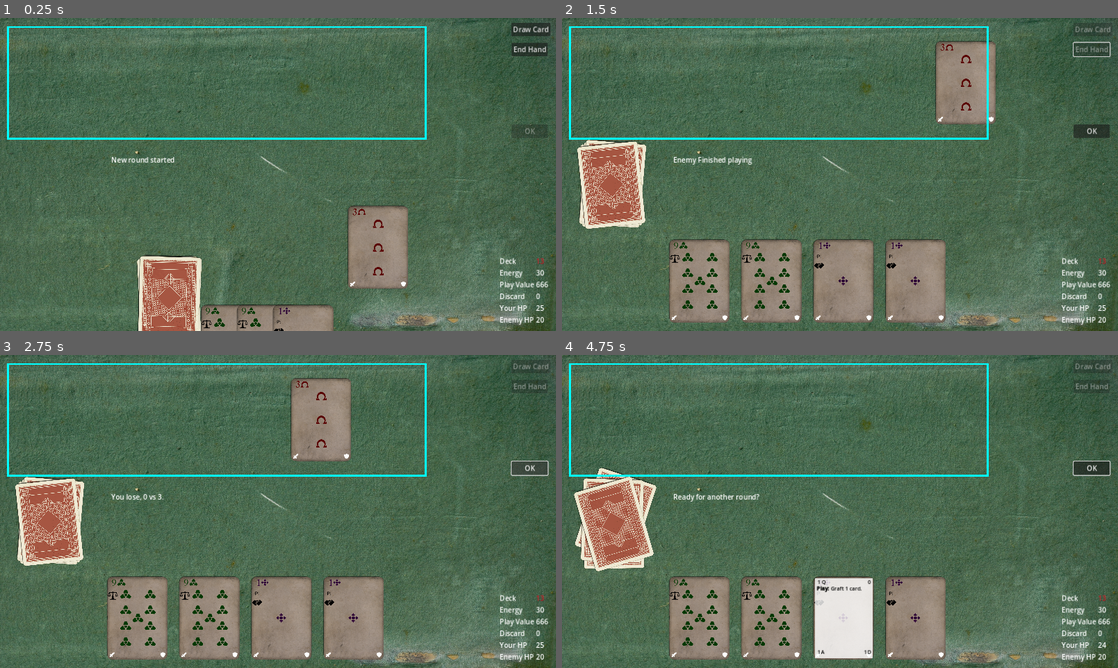
Above: before the commit, frames 1-4 (two rows, left to right).
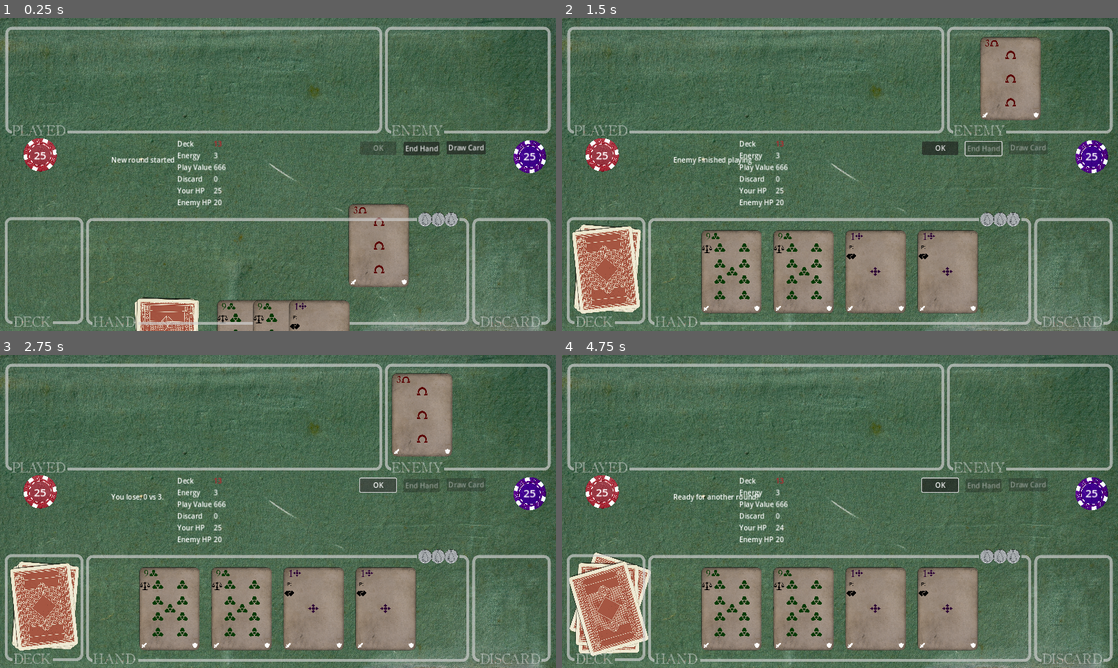
Above: after the commit, the same moments.

Repository: TicklesTheBrain/CardBuilder
Game: Godot game, scene res://game.tscn
The game is run twice, just before and just after one commit, with the same random seed, the same clock (stepped at 60 frames per second) and the same inputs. The engine's default icon, where the game draws it, is replaced by a stand-in: a white triangle on a blue panel in a dark square.
Inputs (mouse positions are in pixels of both pictures, inside the frame that each line leads up to):
- Up to frame 1 (0.25 s): no input
- Up to frame 2 (1.5 s): click "Draw Card" at 0.5 s; click "End Hand" at 1.25 s
- Up to frame 3 (2.75 s): click "OK" at 2 s
- Up to frame 4 (4.75 s): click "OK" at 2.75 s; click "OK" at 3.5 s; drag from (701, 617) to (845, 617) at 4.27 s

The runs differ from the first frame. In frame 1, 27% of the frame differs, in the area x 0-100%, y 0-100%; in frame 2, 41%; in frame 3, 42%; in frame 4, 39%.

Commit message:
Added outlines and mana tracker

Diff:
--- /dev/null
+++ b/ManaShower.gd
@@ -0,0 +1,45 @@
+extends Node
+
+
+@export var doublingCutOut: SelfDoublingSprite
+@export var doublingManaCoin: SelfDoublingSprite
+
+@export var resourceToTrack: GameResource
+
+var cutOuts = []
+var manaCoins = []
+
+func _ready():
+	resourceToTrack.amountChanged.connect(showAmount)
+	showAmount(resourceToTrack.amount)
+
+func showAmount(newAmount: int):
+
+	var rootDoublerInt = 1 if doublingCutOut.visible else 0
+	var doublerVisible = 0 if doublingCutOut.visible else 1
+	var difference = newAmount - (cutOuts.size() + rootDoublerInt)
+
+	print('show amount ', newAmount, ' difference ', difference, 'current double ', cutOuts.size())
+
+	if difference == 0:
+		return
+	elif difference > 0:
+		doublingCutOut.visible = true
+		doublingManaCoin.visible = true
+		for i in range(difference-doublerVisible):
+			if cutOuts.size() == 0:
+				cutOuts.push_back(doublingCutOut.doubleWithOffset())
+			else:
+				cutOuts.push_back(cutOuts[cutOuts.size()-1].doubleWithOffset())
+
+			if manaCoins.size() == 0:
+				manaCoins.push_back(doublingManaCoin.doubleWithOffset())
+			else:
+				manaCoins.push_back(manaCoins[manaCoins.size()-1].doubleWithOffset())
+	elif difference < 0:
+		for i in range(-(difference+rootDoublerInt)):
+			cutOuts.pop_at(cutOuts.size()-1).queue_free()
+			manaCoins.pop_at(manaCoins.size()-1).queue_free()
+	if newAmount < 1:
+		doublingCutOut.visible = false
+		doublingManaCoin.visible = false
--- a/cardImageTemplate.tscn
+++ b/cardImageTemplate.tscn
@@ -40,7 +40,7 @@
 [ext_resource type="Texture2D" uid="uid://dubjgun2j3bsb" path="res://assets/cardInfoSymbols/xUnknownSym.png" id="36_qlgx8"]
 [ext_resource type="Texture2D" uid="uid://d0y3xgdyqggy8" path="res://assets/cardInfoSymbols/modifierSym.png" id="37_sv7v1"]
 [ext_resource type="Texture2D" uid="uid://ce5ppkuubkmrf" path="res://assets/cardInfoSymbols/jesterSym.png" id="38_qyqde"]
-[ext_resource type="Script" path="res://cardInterfaceStuff/SelfDoublingSprite.gd" id="39_ljvvb"]
+[ext_resource type="Script" path="res://cardInterfaceStuff/SelfDoublingCanvasItem.gd" id="39_grwtf"]
 
 [sub_resource type="Resource" id="Resource_ve20g"]
 script = ExtResource("3_rpyhr")
@@ -505,19 +505,19 @@
 position = Vector2(210, -306)
 scale = Vector2(0.5, 0.5)
 texture = ExtResource("2_rlkwh")
-script = ExtResource("39_ljvvb")
+script = ExtResource("39_grwtf")
 duplicateOffset = Vector2(-35, 0)
 
 [node name="DoublingShield" type="Sprite2D" parent="DebugNestingLevel"]
 position = Vector2(207, 308)
 scale = Vector2(0.75, 0.75)
 texture = ExtResource("8_om3ep")
-script = ExtResource("39_ljvvb")
+script = ExtResource("39_grwtf")
 duplicateOffset = Vector2(-46, 0)
 
 [node name="DoublingSword" type="Sprite2D" parent="DebugNestingLevel"]
 position = Vector2(-208, 308)
 scale = Vector2(0.75, 0.75)
 texture = ExtResource("9_jbu6v")
-script = ExtResource("39_ljvvb")
+script = ExtResource("39_grwtf")
 duplicateOffset = Vector2(35, 0)
--- a/cardInterfaceStuff/SelfDoublingSprite.gd
+++ b/cardInterfaceStuff/SelfDoublingCanvasItem.gd
@@ -1,4 +1,4 @@
-extends Sprite2D
+extends CanvasItem
 class_name SelfDoublingSprite
 
 @export var duplicateOffset: Vector2
--- a/game.tscn
+++ b/game.tscn
@@ -8,28 +8,49 @@
 [ext_resource type="Script" path="res://cardInterfaceStuff/CardDisplaySink.gd" id="3_lpmun"]
 [ext_resource type="Script" path="res://cardAbstractions/Actor.gd" id="4_8gay1"]
 [ext_resource type="Script" path="res://cardInterfaceStuff/PlayAreaController.gd" id="5_fctuw"]
-[ext_resource type="Script" path="res://cardInterfaceStuff/drawnCollisionShape.gd" id="6_53o6h"]
+[ext_resource type="Texture2D" uid="uid://b6x1kuw8ji1aa" path="res://assets/manaCoin.png" id="5_wfs64"]
+[ext_resource type="Texture2D" uid="uid://blxhpf1kfx2ym" path="res://assets/pokerChip.png" id="6_he1b8"]
+[ext_resource type="Texture2D" uid="uid://doevg7dxoxgka" path="res://assets/pokerChip2.png" id="7_2g44v"]
 [ext_resource type="Resource" uid="uid://b2ru52u3aw843" path="res://content/debug_enemyDeck.tres" id="9_t18bm"]
 [ext_resource type="Script" path="res://cardAbstractions/cardContainer.gd" id="12_q8pst"]
 [ext_resource type="Script" path="res://cardInterfaceStuff/pilePositionController.gd" id="14_27y8n"]
 [ext_resource type="Texture2D" uid="uid://cj75g71nh52om" path="res://assets/table_background.png" id="15_2rvab"]
+[ext_resource type="Texture2D" uid="uid://6spm3snq4u6k" path="res://icon.svg" id="16_dsl8p"]
+[ext_resource type="FontFile" uid="uid://d3orine1p7k7d" path="res://fonts/OLDSH___.TTF" id="17_ooe0n"]
+[ext_resource type="Script" path="res://cardInterfaceStuff/SelfDoublingCanvasItem.gd" id="19_khykf"]
+[ext_resource type="Script" path="res://ManaShower.gd" id="20_shvvi"]
 [ext_resource type="Resource" uid="uid://dc1pbwqrsnd4m" path="res://content/test_cards.tres" id="24_wh5ls"]
 [ext_resource type="Script" path="res://cardInterfaceStuff/dynamicPositionController.gd" id="27_mupmx"]
 
 [sub_resource type="RectangleShape2D" id="RectangleShape2D_2v7eo"]
-size = Vector2(852, 259)
+size = Vector2(587, 237)
 
 [sub_resource type="RectangleShape2D" id="RectangleShape2D_7o7mm"]
-size = Vector2(184, 259)
+size = Vector2(368, 242)
 
 [sub_resource type="RectangleShape2D" id="RectangleShape2D_c17rp"]
-size = Vector2(1106.5, 204)
+size = Vector2(868, 233)
 
 [sub_resource type="RectangleShape2D" id="RectangleShape2D_qnh12"]
-size = Vector2(271.5, 256.5)
+size = Vector2(293.5, 235.25)
 
 [sub_resource type="RectangleShape2D" id="RectangleShape2D_625ey"]
-size = Vector2(961.5, 256.5)
+size = Vector2(858.5, 234.25)
+
+[sub_resource type="StyleBoxFlat" id="StyleBoxFlat_yrk3j"]
+bg_color = Color(0.6, 0.6, 0.6, 0)
+border_width_left = 7
+border_width_top = 7
+border_width_right = 7
+border_width_bottom = 7
+border_color = Color(1, 1, 1, 0.545098)
+corner_radius_top_left = 15
+corner_radius_top_right = 15
+corner_radius_bottom_right = 15
+corner_radius_bottom_left = 15
+
+[sub_resource type="CanvasItemMaterial" id="CanvasItemMaterial_nems8"]
+blend_mode = 2
 
 [node name="game" type="Node2D" node_paths=PackedStringArray("playAreaPositionController", "enemyPlayAreaPositionController", "messageLabel", "drawCardButton", "endHandButton", "okButton", "player", "enemy")]
 script = ExtResource("1_hbkeb")
@@ -43,12 +64,57 @@
 okButton = NodePath("OkBUtton")
 player = NodePath("Logic/Player")
 enemy = NodePath("Logic/Enemy")
+metadata/_edit_horizontal_guides_ = [271.0, 712.0]
+metadata/_edit_vertical_guides_ = [1268.0, 11.0]
 
 [node name="Background" type="Sprite2D" parent="."]
 z_index = -100
-scale = Vector2(0.801875, 0.695202)
+scale = Vector2(0.828125, 0.73095)
 texture = ExtResource("15_2rvab")
 centered = false
+
+[node name="Poker" type="TextureRect" parent="."]
+offset_left = 21.0
+offset_top = 276.0
+offset_right = 164.0
+offset_bottom = 353.0
+texture = ExtResource("6_he1b8")
+expand_mode = 3
+stretch_mode = 5
+
+[node name="Label" type="Label" parent="Poker"]
+layout_mode = 0
+offset_left = 57.0
+offset_top = 21.0
+offset_right = 97.0
+offset_bottom = 56.0
+theme_override_font_sizes/font_size = 25
+text = "25"
+
+[node name="Poker2" type="TextureRect" parent="."]
+anchors_preset = 8
+anchor_left = 0.5
+anchor_top = 0.5
+anchor_right = 0.5
+anchor_bottom = 0.5
+offset_left = 1181.0
+offset_top = 281.0
+offset_right = 1258.19
+offset_bottom = 357.0
+grow_horizontal = 2
+grow_vertical = 2
+texture = ExtResource("7_2g44v")
+expand_mode = 3
+stretch_mode = 5
+
+[node name="Label2" type="Label" parent="Poker2"]
+layout_mode = 0
+offset_left = 24.0
+offset_top = 18.0
+offset_right = 64.0
+offset_bottom = 53.0
+theme_override_font_sizes/font_size = 25
+text = "25"
 
 [node name="Logic" type="Node" parent="."]
 
@@ -100,7 +166,7 @@
 [node name="Energy" type="Node" parent="Logic/Player/Resources" node_paths=PackedStringArray("debugLabel")]
 script = ExtResource("3_c142g")
 resourceName = "Energy"
-baseline = 30
+baseline = 3
 capAtZero = true
 debugLabel = NodePath("../../../../InfoStuff/EnergyCounter")
 
@@ -217,25 +283,25 @@
 capAtZero = true
 
 [node name="DrawButton" type="Button" parent="."]
-offset_left = 1177.0
-offset_top = 11.0
-offset_right = 1267.0
-offset_bottom = 42.0
+offset_left = 1028.0
+offset_top = 283.0
+offset_right = 1118.0
+offset_bottom = 314.0
 text = "Draw Card"
 
 [node name="EndButton" type="Button" parent="."]
-offset_left = 1178.0
-offset_top = 57.0
-offset_right = 1261.0
-offset_bottom = 88.0
+offset_left = 929.0
+offset_top = 285.0
+offset_right = 1012.0
+offset_bottom = 316.0
 text = "End Hand
 "
 
 [node name="OkBUtton" type="Button" parent="."]
-offset_left = 1178.0
-offset_top = 245.0
-offset_right = 1261.0
-offset_bottom = 276.0
+offset_left = 829.0
+offset_top = 284.0
+offset_right = 912.0
+offset_bottom = 315.0
 text = "OK
 "
 
@@ -247,11 +313,11 @@
 logicalContainer = NodePath("../Logic/Enemy/EnemyPlayArea")
 
 [node name="EnemyPlayAreaFull" type="CollisionShape2D" parent="EnemyPlayAreaController"]
-position = Vector2(739, 148.5)
+position = Vector2(971.5, 137.5)
 shape = SubResource("RectangleShape2D_2v7eo")
 
 [node name="EnemyPlayAreaSmall" type="CollisionShape2D" parent="EnemyPlayAreaController"]
-position = Vector2(1075, 148.5)
+position = Vector2(1079, 140)
 shape = SubResource("RectangleShape2D_7o7mm")
 
 [node name="EnemyDiscardController" type="Node2D" parent="." node_paths=PackedStringArray("positionMarker", "logicalContainer")]
@@ -261,15 +327,6 @@
 
 [node name="EnemyDiscard" type="Marker2D" parent="EnemyDiscardController"]
 position = Vector2(1216, 164)
-
-[node name="DiscardDisplaySink" type="Node2D" parent="." node_paths=PackedStringArray("positionMarker", "logicalContainer")]
-script = ExtResource("3_lpmun")
-positionMarker = NodePath("DiscardOrigin")
-logicalContainer = NodePath("../Logic/Player/DiscardManager")
-canCreateNewDisplays = false
-
-[node name="DiscardOrigin" type="Marker2D" parent="DiscardDisplaySink"]
-position = Vector2(1207, 381)
 
 [node name="DeckDisplayPile" type="Node2D" parent="." node_paths=PackedStringArray("pileCenter", "logicalContainer")]
 script = ExtResource("14_27y8n")
@@ -287,7 +344,25 @@
 reverseZ = true
 
 [node name="DeckOrigin" type="Marker2D" parent="DeckDisplayPile"]
-position = Vector2(114, 382)
+position = Vector2(102, 577)
+
+[node name="DiscardDisplayPile" type="Node2D" parent="." node_paths=PackedStringArray("pileCenter", "logicalContainer")]
+script = ExtResource("14_27y8n")
+pileCenter = NodePath("DiscardOrigin")
+positionDriftX = 3.0
+positionDriftY = 3.0
+rotationDrift = 6.0
+shufflePositionDriftX = 15.0
+shufflePositionDriftY = 30.0
+shuffleRotationDrift = 35.0
+shuffleTime = 1.5
+shuffleTimeDrift = 0.3
+logicalContainer = NodePath("../Logic/Player/DiscardManager")
+resetRotation = false
+reverseZ = true
+
+[node name="DiscardOrigin" type="Marker2D" parent="DiscardDisplayPile"]
+position = Vector2(1176, 582)
 
 [node name="HandCardDisplayController" type="Node2D" parent="." node_paths=PackedStringArray("cardAreas", "logicalContainer")]
 script = ExtResource("27_mupmx")
@@ -297,10 +372,11 @@
 logicalContainer = NodePath("../Logic/Player/HandManager")
 
 [node name="HandCardArea" type="CollisionShape2D" parent="HandCardDisplayController"]
-position = Vector2(565, 605)
+position = Vector2(639, 583.5)
 shape = SubResource("RectangleShape2D_c17rp")
 
 [node name="PlayArea" type="Area2D" parent="."]
+visible = false
 script = ExtResource("5_fctuw")
 
 [node name="PlayAreaPositionController" type="Node2D" parent="PlayArea" node_paths=PackedStringArray("cardAreas", "logicalContainer")]
@@ -311,13 +387,12 @@
 logicalContainer = NodePath("../../Logic/Player/PlayAreaManager")
 
 [node name="DecreasedShape" type="CollisionShape2D" parent="PlayArea/PlayAreaPositionController"]
-position = Vector2(154.25, 149)
+position = Vector2(165.25, 138.375)
 shape = SubResource("RectangleShape2D_qnh12")
 
 [node name="FullLengthShape" type="CollisionShape2D" parent="PlayArea"]
-position = Vector2(499.25, 149)
+position = Vector2(447.75, 137.875)
 shape = SubResource("RectangleShape2D_625ey")
-script = ExtResource("6_53o6h")
 
 [node name="MessageContent" type="Label" parent="."]
 offset_left = 256.0
@@ -327,10 +402,10 @@
 text = "Message Content"
 
 [node name="InfoStuff" type="GridContainer" parent="."]
-offset_left = 1150.0
-offset_top = 548.0
-offset_right = 1304.0
-offset_bottom = 706.0
+offset_left = 408.0
+offset_top = 278.0
+offset_right = 562.0
+offset_bottom = 436.0
 columns = 2
 metadata/_edit_group_ = true
 
@@ -384,6 +459,180 @@
 [node name="theirHpCounter" type="Label" parent="InfoStuff"]
 layout_mode = 2
 text = "0"
+
+[node name="Outlines" type="Node2D" parent="."]
+position = Vector2(11, 458)
+
+[node name="DeckOutline" type="CanvasGroup" parent="Outlines"]
+metadata/_edit_group_ = true
+
+[node name="PanelContainer" type="PanelContainer" parent="Outlines/DeckOutline"]
+offset_right = 181.0
+offset_bottom = 246.0
+mouse_filter = 2
+theme_override_styles/panel = SubResource("StyleBoxFlat_yrk3j")
+
+[node name="Icon" type="Sprite2D" parent="Outlines/DeckOutline"]
+material = SubResource("CanvasItemMaterial_nems8")
+position = Vector2(64, 242)
+scale = Vector2(0.71875, 0.4375)
+texture = ExtResource("16_dsl8p")
+
+[node name="Label" type="Label" parent="Outlines/DeckOutline"]
+offset_left = 19.0
+offset_top = 219.0
+offset_right = 107.0
+offset_bottom = 260.0
+theme_override_colors/font_color = Color(1, 1, 1, 0.533333)
+theme_override_fonts/font = ExtResource("17_ooe0n")
+theme_override_font_sizes/font_size = 30
+text = "DECK"
+
+[node name="DiscardOutline" type="CanvasGroup" parent="Outlines"]
+position = Vector2(1076, 2)
+
+[node name="PanelContainer" type="PanelContainer" parent="Outlines/DiscardOutline"]
+offset_right = 181.0
+offset_bottom = 246.0
+mouse_filter = 2
+theme_override_styles/panel = SubResource("StyleBoxFlat_yrk3j")
+
+[node name="Icon" type="Sprite2D" parent="Outlines/DiscardOutline"]
+material = SubResource("CanvasItemMaterial_nems8")
+position = Vector2(88.5, 242)
+scale = Vector2(1.11719, 0.4375)
+texture = ExtResource("16_dsl8p")
+
+[node name="Label" type="Label" parent="Outlines/DiscardOutline"]
+offset_left = 17.0
+offset_top = 217.0
+offset_right = 155.0
+offset_bottom = 258.0
+theme_override_colors/font_color = Color(1, 1, 1, 0.533333)
+theme_override_fonts/font = ExtResource("17_ooe0n")
+theme_override_font_sizes/font_size = 30
+text = "DISCARD"
+
+[node name="HandOutline" type="CanvasGroup" parent="Outlines"]
+position = Vector2(190, 2)
+metadata/_edit_lock_ = true
+metadata/_edit_group_ = true
+
+[node name="PanelContainer" type="PanelContainer" parent="Outlines/HandOutline"]
+offset_left = -3.0
+offset_right = 879.0
+offset_bottom = 246.0
+mouse_filter = 2
+theme_override_styles/panel = SubResource("StyleBoxFlat_yrk3j")
+
+[node name="DeckCutOut" type="Sprite2D" parent="Outlines/HandOutline"]
+material = SubResource("CanvasItemMaterial_nems8")
+position = Vector2(64.5, 242)
+scale = Vector2(0.820313, 0.4375)
+texture = ExtResource("16_dsl8p")
+
+[node name="ManaCutOut" type="Sprite2D" parent="Outlines/HandOutline"]
+material = SubResource("CanvasItemMaterial_nems8")
+position = Vector2(838, 4.00001)
+scale = Vector2(0.296875, 0.296875)
+texture = ExtResource("16_dsl8p")
+script = ExtResource("19_khykf")
+duplicateOffset = Vector2(-30, 0)
+
+[node name="Label" type="Label" parent="Outlines/HandOutline"]
+offset_left = 11.0
+offset_top = 217.0
+offset_right = 149.0
+offset_bottom = 258.0
+theme_override_colors/font_color = Color(1, 1, 1, 0.533333)
+theme_override_fonts/font = ExtResource("17_ooe0n")
+theme_override_font_sizes/font_size = 30
+text = "HAND"
+metadata/_edit_lock_ = true
+
+[node name="MyPlayed" type="CanvasGroup" parent="Outlines"]
+position = Vector2(4, -438)
+metadata/_edit_group_ = true
+
+[node name="PanelContainer" type="PanelContainer" parent="Outlines/MyPlayed"]
+offset_left = -3.0
+offset_right = 865.0
+offset_bottom = 246.0
+mouse_filter = 2
+theme_override_styles/panel = SubResource("StyleBoxFlat_yrk3j")
+
+[node name="Icon" type="Sprite2D" parent="Outlines/MyPlayed"]
+material = SubResource("CanvasItemMaterial_nems8")
+position = Vector2(76, 242)
+scale = Vector2(1, 0.4375)
+texture = ExtResource("16_dsl8p")
+
+[node name="Label" type="Label" parent="Outlines/MyPlayed"]
+offset_left = 11.0
+offset_top = 217.0
+offset_right = 149.0
+offset_bottom = 258.0
+theme_override_colors/font_color = Color(1, 1, 1, 0.533333)
+theme_override_fonts/font = ExtResource("17_ooe0n")
+theme_override_font_sizes/font_size = 30
+text = "PLAYED"
+
+[node name="EnemyPlayed" type="CanvasGroup" parent="Outlines"]
+position = Vector2(878, -438)
+metadata/_edit_group_ = true
+
+[node name="PanelContainer" type="PanelContainer" parent="Outlines/EnemyPlayed"]
+offset_left = -3.0
+offset_right = 379.0
+offset_bottom = 246.0
+mouse_filter = 2
+theme_override_styles/panel = SubResource("StyleBoxFlat_yrk3j")
+
+[node name="Icon" type="Sprite2D" parent="Outlines/EnemyPlayed"]
+material = SubResource("CanvasItemMaterial_nems8")
+position = Vector2(73, 242)
+scale = Vector2(0.953125, 0.4375)
+texture = ExtResource("16_dsl8p")
+
+[node name="Label" type="Label" parent="Outlines/EnemyPlayed"]
+offset_left = 11.0
+offset_top = 217.0
+offset_right = 149.0
+offset_bottom = 258.0
+theme_override_colors/font_color = Color(1, 1, 1, 0.533333)
+theme_override_fonts/font = ExtResource("17_ooe0n")
+theme_override_font_sizes/font_size = 30
+text = "ENEMY"
+
+[node name="ManaShower" type="Node" parent="Outlines" node_paths=PackedStringArray("doublingCutOut", "doublingManaCoin", "resourceToTrack")]
+script = ExtResource("20_shvvi")
+doublingCutOut = NodePath("../HandOutline/ManaCutOut")
+doublingManaCoin = NodePath("ManaCoin")
+resourceToTrack = NodePath("../../Logic/Player/Resources/Energy")
+
+[node name="ManaCoin" type="TextureRect" parent="Outlines/ManaShower"]
+offset_left = 1021.0
+offset_top = 447.0
+offset_right = 1056.0
+offset_bottom = 480.0
+texture = ExtResource("5_wfs64")
+expand_mode = 3
+stretch_mode = 5
+script = ExtResource("19_khykf")
+duplicateOffset = Vector2(-30, 0)
+metadata/_edit_group_ = true
+
+[node name="ManaCoin2" type="TextureRect" parent="Outlines/ManaShower/ManaCoin"]
+self_modulate = Color(0, 0, 0, 0.427451)
+show_behind_parent = true
+layout_mode = 0
+offset_left = 1.0
+offset_top = -1.0
+offset_right = 36.0
+offset_bottom = 32.0
+texture = ExtResource("5_wfs64")
+expand_mode = 3
+stretch_mode = 5
 
 [connection signal="button_down" from="DrawButton" to="." method="drawFromDeckToHand"]
 [connection signal="area_entered" from="PlayArea" to="PlayArea" method="_on_area_entered"]
--- a/grafting_scene.tscn
+++ b/grafting_scene.tscn
@@ -1,68 +1,51 @@
-[gd_scene load_steps=11 format=3 uid="uid://ceavuthes855u"]
+[gd_scene load_steps=6 format=3 uid="uid://ceavuthes855u"]
 
-[ext_resource type="Script" path="res://grafting_scene.gd" id="1_aty88"]
-[ext_resource type="PackedScene" uid="uid://dsfqrofqt0xs4" path="res://card_graft.tscn" id="1_w2i3f"]
-[ext_resource type="Script" path="res://cardAbstractions/deckManager.gd" id="3_lygcp"]
-[ext_resource type="PackedScene" uid="uid://d1lj52mw7mxay" path="res://card.tscn" id="3_sw0ic"]
-[ext_resource type="Script" path="res://cardAbstractions/cardContainer.gd" id="4_eldwq"]
-[ext_resource type="Script" path="res://cardInterfaceStuff/dynamicPositionController.gd" id="4_sdbnn"]
-[ext_resource type="Script" path="res://cardInterfaceStuff/CardDisplaySink.gd" id="9_yg58f"]
-[ext_resource type="Script" path="res://cardInterfaceStuff/drawnCollisionShape.gd" id="25_0eao4"]
+[ext_resource type="Texture2D" uid="uid://cj75g71nh52om" path="res://assets/table_background.png" id="1_37s0k"]
+[ext_resource type="Texture2D" uid="uid://6spm3snq4u6k" path="res://icon.svg" id="2_t5nry"]
+[ext_resource type="FontFile" uid="uid://d3orine1p7k7d" path="res://fonts/OLDSH___.TTF" id="3_muqgc"]
 
-[sub_resource type="RectangleShape2D" id="RectangleShape2D_0kxqi"]
-size = Vector2(1151.5, 319)
+[sub_resource type="StyleBoxFlat" id="StyleBoxFlat_45tmc"]
+bg_color = Color(0.6, 0.6, 0.6, 0)
+border_width_left = 7
+border_width_top = 7
+border_width_right = 7
+border_width_bottom = 7
+border_color = Color(1, 1, 1, 0.545098)
+corner_radius_top_left = 15
+corner_radius_top_right = 15
+corner_radius_bottom_right = 15
+corner_radius_bottom_left = 15
 
-[sub_resource type="RectangleShape2D" id="RectangleShape2D_t6bfs"]
-size = Vector2(1200, 700)
+[sub_resource type="CanvasItemMaterial" id="CanvasItemMaterial_hnmjp"]
+blend_mode = 2
 
 [node name="GraftingScene" type="Node2D"]
-script = ExtResource("1_aty88")
-cardGraftDisplay = ExtResource("1_w2i3f")
-cardDisplay = ExtResource("3_sw0ic")
 
-[node name="CardDisplaySink" type="Node2D" parent="."]
-script = ExtResource("9_yg58f")
+[node name="Sprite2D" type="Sprite2D" parent="."]
+scale = Vector2(0.806875, 0.709313)
+texture = ExtResource("1_37s0k")
+centered = false
 
-[node name="Marker2D" type="Marker2D" parent="CardDisplaySink"]
-position = Vector2(79, 648)
+[node name="CanvasGroup" type="CanvasGroup" parent="."]
+position = Vector2(64, 37)
 
-[node name="GraftDeck" type="Node" parent="." node_paths=PackedStringArray("feedContainer")]
-script = ExtResource("3_lygcp")
-debug = false
-feedContainer = NodePath("../GraftDiscard")
+[node name="PanelContainer" type="PanelContainer" parent="CanvasGroup"]
+offset_right = 181.0
+offset_bottom = 246.0
+theme_override_styles/panel = SubResource("StyleBoxFlat_45tmc")
 
-[node name="GraftOptionsController" type="Node2D" parent="."]
-script = ExtResource("4_sdbnn")
-minCardCenterDistance = 50.0
-maxCardGap = 25.0
+[node name="Icon" type="Sprite2D" parent="CanvasGroup"]
+material = SubResource("CanvasItemMaterial_hnmjp")
+position = Vector2(115, 242)
+scale = Vector2(0.804688, 0.4375)
+texture = ExtResource("2_t5nry")
 
-[node name="GraftOptionsArea" type="CollisionShape2D" parent="GraftOptionsController"]
-position = Vector2(641.25, 181)
-shape = SubResource("RectangleShape2D_0kxqi")
-
-[node name="CardOrigin" type="Marker2D" parent="."]
-position = Vector2(670, 578)
-
-[node name="DeckManager" type="Node" parent="."]
-script = ExtResource("3_lygcp")
-
-[node name="DeckDisplayController" type="Node2D" parent="."]
-script = ExtResource("4_sdbnn")
-minCardCenterDistance = 25.0
-maxCardGap = 30.0
-multipleRows = true
-
-[node name="DeckDisplayShape" type="CollisionShape2D" parent="DeckDisplayController"]
-visible = false
-position = Vector2(622, 357)
-shape = SubResource("RectangleShape2D_t6bfs")
-script = ExtResource("25_0eao4")
-
-[node name="GraftDiscard" type="Node" parent="."]
-script = ExtResource("4_eldwq")
-
-[node name="CardDisplaySink" type="Node2D" parent="GraftDiscard"]
-script = ExtResource("9_yg58f")
-
-[node name="Marker2D" type="Marker2D" parent="GraftDiscard/CardDisplaySink"]
-position = Vector2(1170, 622)
+[node name="Label" type="Label" parent="CanvasGroup"]
+offset_left = 71.0
+offset_top = 219.0
+offset_right = 159.0
+offset_bottom = 260.0
+theme_override_colors/font_color = Color(1, 1, 1, 0.533333)
+theme_override_fonts/font = ExtResource("3_muqgc")
+theme_override_font_sizes/font_size = 30
+text = "DECK"
Binary file added: assets/manaCoin.png
Not shown, added: assets/manaCoin.png.import
Binary file added: assets/pokerChip.png
Not shown, added: assets/pokerChip.png.import
Binary file added: assets/pokerChip2.png
Not shown, added: assets/pokerChip2.png.import
Not shown: 1 places in game.tscn that only renumber resources
Not shown: 2 places in pocket.tscn that only renumber resources
